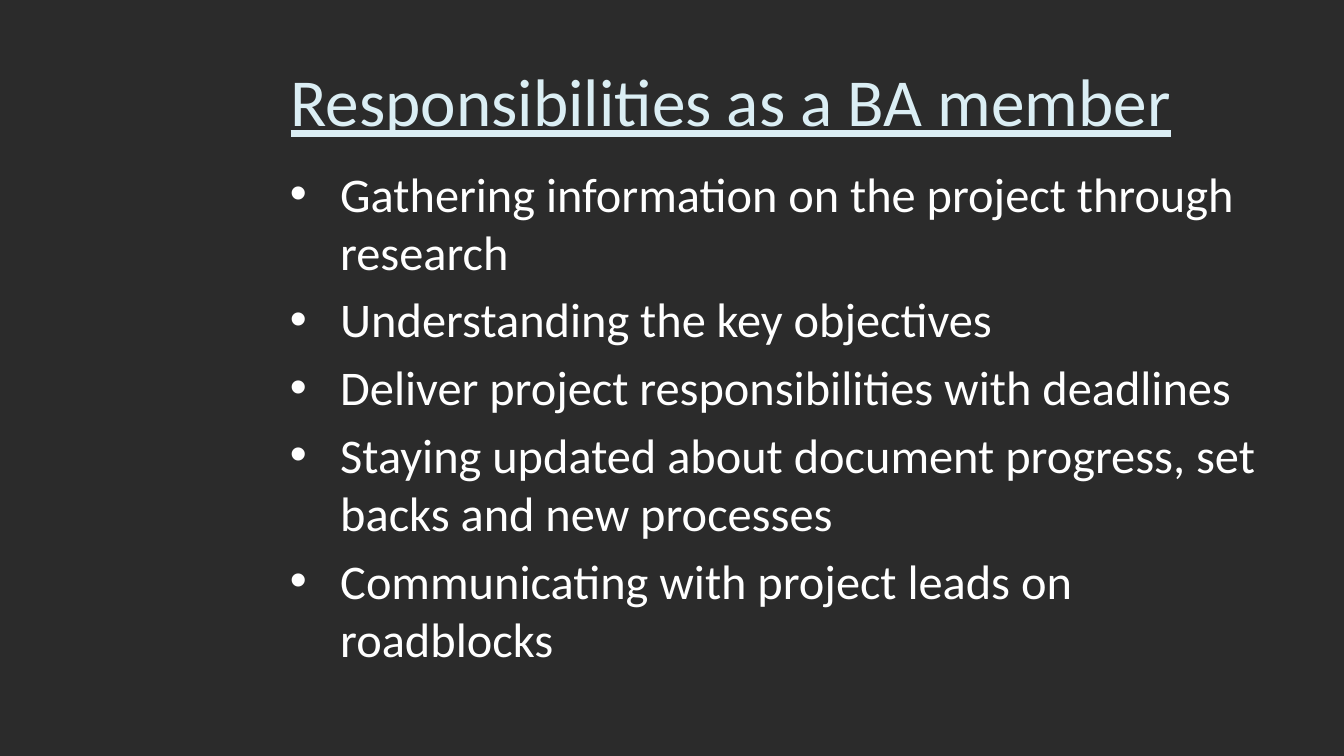
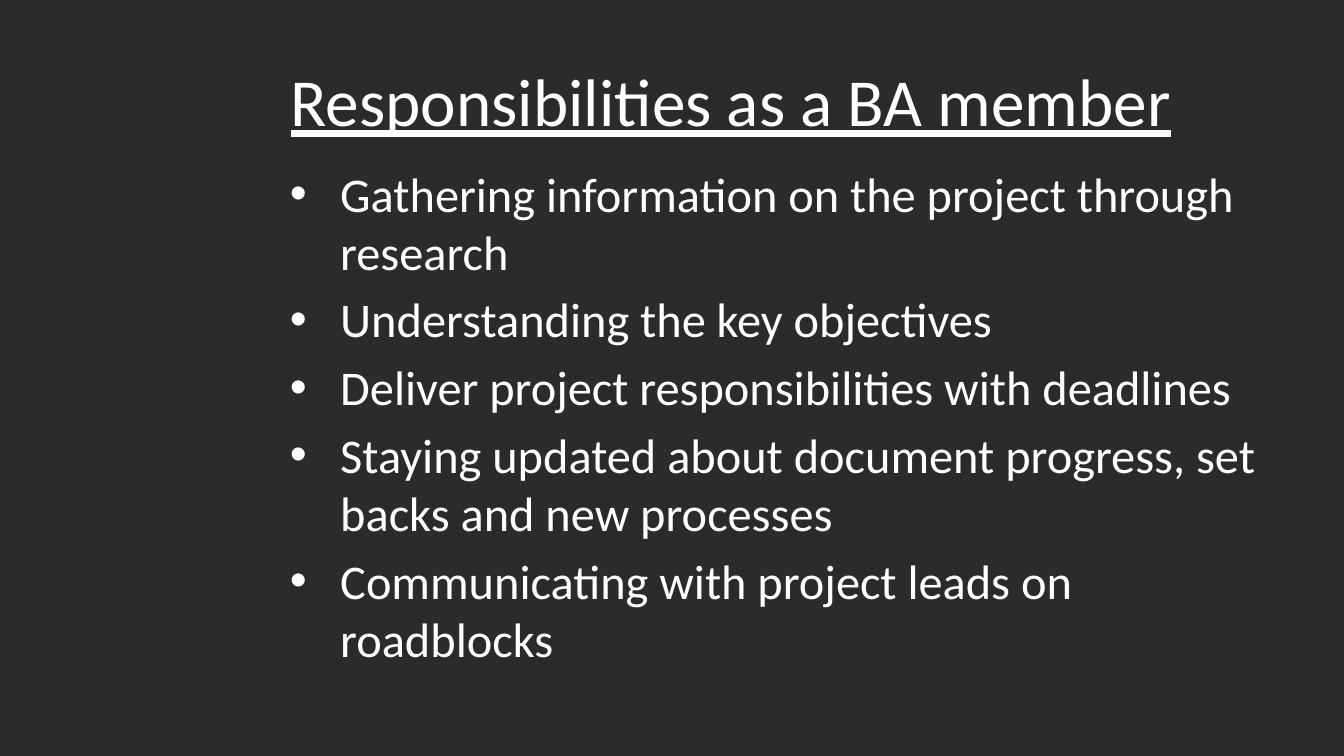
Before and after one commit to anoxtovo/docc, a slide deck: slide 4 of Doctor Channeling edited.pptx. Drawn at 1344x756 pixels with LibreOffice and Linux fonts; fonts in the diff are those of the drawing; background and template pictures are left out; a plain dark background stands for a picture behind light text. Boxes give left, top, right and bottom in pixels: in the first picture for what was removed or moved away, otherwise in the second. Text is boxed around its words. In the diff, an @@ line names an element or a change of style, - is before the commit and + after.

```diff
--- a/Doctor Channeling edited.pptx
+++ b/Doctor Channeling edited.pptx
@@ title "Responsibilities as a BA member" at <box>291,79,1171,137</box>: text colour #DBEEF4 to #FFFFFF @@
```
Also in this commit, not shown: 8 slides added, 2 slides removed, 4 other files.
